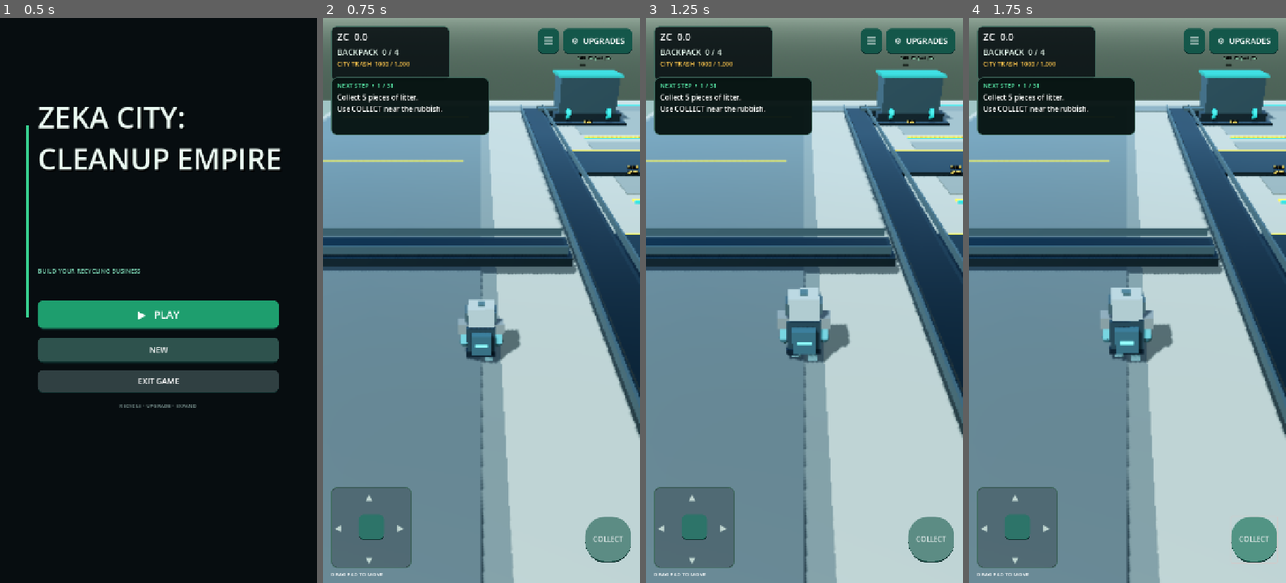
Above: before the commit, frames 1-4 (left to right).
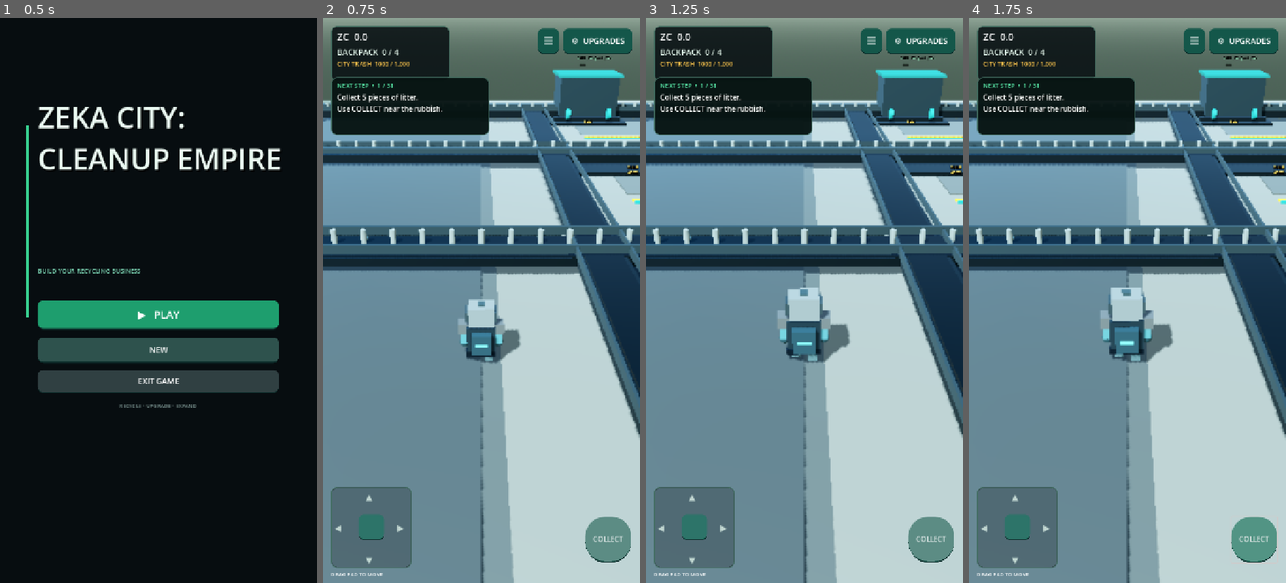
Above: after the commit, the same moments.

Repository: zekainstabot/trash-empire
Game: Godot game, scene res://Scenes/Main.tscn
Same seed, same stepped clock (60 frames per second), same inputs: the game is played once before the commit and once after it.
Inputs:
- Up to frame 1 (0.5 s): no input
- Up to frame 2 (0.75 s): click "▶ PLAY" at 0.5 s
- Up to frame 3 (1.25 s): no input
- Up to frame 4 (1.75 s): click "COLLECT" at 1.25 s

Frame 1 is identical in both runs. In frame 2, 6.8% of the frame differs, in the area x 0-100%, y 15-46%; in frame 3, 6.8%; in frame 4, 6.8%.

Commit message:
Redesign factory conveyor and timed truck dispatch

Diff:
--- a/Scripts/main.gd
+++ b/Scripts/main.gd
@@ -134,6 +134,8 @@
 var mega_factory_machine_labels: Array[Label3D] = []
 var factory_machine_status_label: Label3D
 var factory_shipping_timer := 0.0
+var factory_shipping_cooldown := 0.0
+var factory_truck_interval_upgrade_level := 0
 var factory_shipping_busy := false
 var factory_shipping_row := 0
 var factory_shipping_trucks: Array[Node3D] = []
@@ -1939,14 +1941,14 @@
 	var categories := [
 		{"title":"ROBOT & COLLECTION","folder":"📁\nROBOT","branches":["capacity","speed","range","unload","auto","bulk_pickup","magnet_power","suction"]},
 		{"title":"RECYCLING & ECONOMY","folder":"📁\nECONOMY","branches":["technology","value","supply","luck","rare_drops","respawn"]},
-		{"title":"AUTOMATION & FLEET","folder":"📁\nFLEET","branches":["drones","ground_robot","sorting_robot","dispatch","fleet","truck_capacity","packaging","conveyor_speed"]}
+		{"title":"AUTOMATION & FLEET","folder":"📁\nFLEET","branches":["drones","ground_robot","sorting_robot","dispatch","fleet","truck_capacity","packaging","conveyor_speed","factory_truck_interval"]}
 	]
 	var titles := {
 		"capacity":"BACKPACK CAPACITY","speed":"MOVEMENT SPEED","range":"PICKUP RANGE","unload":"RECYCLING SPEED",
 		"technology":"TECHNOLOGY","value":"TRASH VALUE","supply":"TRASH SUPPLY","auto":"AUTO PICKUP",
 		"bulk_pickup":"MULTI PICKUP","respawn":"AUTO RESPAWN","luck":"LUCKY FINDS","rare_drops":"SILVER & GOLD FINDS","magnet_power":"MAGNET POWER","suction":"VACUUM SUCTION",
 		"drones":"HELPER DRONES","ground_robot":"GROUND COLLECTOR ROBOT","sorting_robot":"SORTING ROBOT EFFICIENCY","dispatch":"TRUCK FREQUENCY",
-		"fleet":"HIRE TRUCKS","truck_capacity":"TRUCK CAPACITY","packaging":"PACKAGING SPEED","conveyor_speed":"CONVEYOR & FACTORY SPEED","repair_robot":"MAINTENANCE ROBOT"
+		"fleet":"HIRE TRUCKS","truck_capacity":"TRUCK CAPACITY","packaging":"PACKAGING SPEED","conveyor_speed":"CONVEYOR & FACTORY SPEED","factory_truck_interval":"FACTORY TRUCK ARRIVAL","repair_robot":"MAINTENANCE ROBOT"
 	}
 	var descriptions := {
 		"capacity":"Carry more waste before returning to unload.",
@@ -1971,7 +1973,7 @@
 		"fleet":"Hire extra delivery trucks to ship products.",
 		"truck_capacity":"Let each delivery truck carry more boxes.",
 		"packaging":"Package products faster for shipment.",
-		"conveyor_speed":"Move recycling items through the factory line faster.","repair_robot":"Automatically repairs breakdowns and reduces downtime."
+		"conveyor_speed":"Move recycling items through the factory line faster.","factory_truck_interval":"Reduce the wait after each full truck: 45s, then 30s, 15s and 5s.","repair_robot":"Automatically repairs breakdowns and reduces downtime."
 	}
 
 	var folder_grid := GridContainer.new()
@@ -2240,6 +2242,7 @@
 		"fleet": return fleet_upgrade_level
 		"truck_capacity": return truck_capacity_upgrade_level
 		"packaging": return packaging_upgrade_level
+		"factory_truck_interval": return factory_truck_interval_upgrade_level
 	return 0
 
 func _skill_branch_unlocked(branch: String) -> bool:
@@ -2281,11 +2284,12 @@
 		"fleet": await _upgrade_fleet()
 		"truck_capacity": await _upgrade_truck_capacity()
 		"packaging": await _upgrade_packaging()
+		"factory_truck_interval": await _upgrade_factory_truck_interval()
 	active_upgrade_branch = ""
 	_refresh_upgrade_prices()
 
 func _refresh_upgrade_prices() -> void:
-	var base_costs := {"capacity":8.0,"speed":10.0,"unload":9.0 …(217 unchanged characters)… "truck_capacity":70.0,"packaging":60.0,"sorting_robot":50.0,"conveyor_speed":65. …(74 unchanged characters)…
+	var base_costs := {"capacity":8.0,"speed":10.0,"unload":9.0 …(217 unchanged characters)… "truck_capacity":70.0,"packaging":60.0,"factory_truck_interval":70.0,"sorting_robot":50.0,"conveyor_speed":65. …(74 unchanged characters)…
 	for node in skill_node_data:
 		var branch := String(node.branch)
 		var current := _skill_level(branch)
@@ -3592,6 +3596,7 @@
 	save.set_value("progress", "fleet_upgrade_level", fleet_upgrade_level)
 	save.set_value("progress", "truck_capacity_upgrade_level", truck_capacity_upgrade_level)
 	save.set_value("progress", "packaging_upgrade_level", packaging_upgrade_level)
+	save.set_value("progress", "factory_truck_interval_upgrade_level", factory_truck_interval_upgrade_level)
 	save.set_value("progress", "yard_stage", yard_stage)
 	save.set_value("progress", "factory_stage", factory_stage)
 	save.set_value("progress", "factory_build_paid", factory_build_paid)
@@ -3649,6 +3654,7 @@
 	fleet_upgrade_level = clampi(int(save.get_value("progress", "fleet_upgrade_level", 0)), 0, 3)
 	truck_capacity_upgrade_level = clampi(int(save.get_value("progress", "truck_capacity_upgrade_level", 0)), 0, 3)
 	packaging_upgrade_level = clampi(int(save.get_value("progress", "packaging_upgrade_level", 0)), 0, 3)
+	factory_truck_interval_upgrade_level = clampi(int(save.get_value("progress", "factory_truck_interval_upgrade_level", 0)), 0, 3)
 	yard_stage = 4 # All four areas are permanently open in the unified city.
 	district_build_paid = 0.0
 	factory_stage = clampi(int(save.get_value("progress", "factory_stage", 1)), 1, 5)
@@ -3862,6 +3868,7 @@
 		product_label.modulate = Color(0.72, 1.0, 0.90)
 		add_child(product_label)
 
+		_build_factory_row_main_conveyor(row)
 		for machine_index in range(3):
 			var x := 151.0 + float(machine_index) * 13.0
 			var station_index := row * 3 + machine_index
@@ -3879,7 +3886,6 @@
 			mega_factory_machine_labels.append(build_label)
 			if station_index < mega_factory_built_count:
 				_build_mega_factory_machine(station_index)
-				_build_mega_factory_machine_connections(station_index)
 
 		# Remove the unnecessary loading portal columns and overhead frames; keep the loading area open.
 
@@ -3954,7 +3960,7 @@
 func _create_factory_row_truck(row: int) -> Node3D:
 	var truck := Node3D.new()
 	truck.name = "FactoryProductTruck%d" % (row + 1)
-	truck.position = Vector3(132.0, 0.0, _factory_row_z(row))
+	truck.position = Vector3(212.0, 0.0, _factory_row_z(row))
 	_box_child(truck, "TruckCargoBed", Vector3(1.15, 1.35, 0.0), Vector3(4.0, 1.35, 3.0), Color(0.76, 0.79, 0.76))
 	_box_child(truck, "TruckCab", Vector3(-2.15, 1.3, 0.0), Vector3(1.65, 1.65, 2.65), Color(0.82, 0.22, 0.12))
 	_box_child(truck, "TruckWindshield", Vector3(-3.0, 1.62, 0.0), Vector3(0.06, 0.78, 1.55), Color(0.12, 0.23, 0.29))
@@ -3981,11 +3987,16 @@
 	add_child(truck)
 	return truck
 
+func _factory_truck_arrival_interval() -> float:
+	var intervals := [45.0, 30.0, 15.0, 5.0]
+	return intervals[clampi(factory_truck_interval_upgrade_level, 0, 3)]
+
 func _process_factory_row_shipping(delta: float) -> void:
-	if mega_factory_built_count < 1 or factory_shipping_busy:
+	factory_shipping_cooldown = maxf(0.0, factory_shipping_cooldown - delta)
+	if mega_factory_built_count < 1 or factory_shipping_busy or factory_shipping_cooldown > 0.0:
 		return
 	factory_shipping_timer += delta
-	if factory_shipping_timer < 1.0:
+	if factory_shipping_timer < 0.25:
 		return
 	factory_shipping_timer = 0.0
 	# Each row sells the output of its newest built machine, even before
@@ -4025,11 +4036,11 @@
 	tween.set_ease(Tween.EASE_IN_OUT)
 	tween.tween_property(door_left, "position:z", z - 3.0, 0.55)
 	tween.parallel().tween_property(door_right, "position:z", z + 3.0, 0.55)
-	tween.tween_property(truck, "position:x", 139.0, 1.0)
+	tween.tween_property(truck, "position:x", 202.0, 1.0)
 	for package_index in range(3):
 		var product := Node3D.new()
 		product.name = "LoadedFactoryProduct"
-		product.position = truck.position + Vector3(1.0, 2.2 + float(package_index) * 0.02, float(package_index - 1) * 0.82)
+		product.position = Vector3(197.0, 1.42, z + float(package_index - 1) * 0.82)
 		var body := MeshInstance3D.new()
 		var body_mesh := BoxMesh.new()
 		body_mesh.size = Vector3(0.82, 0.72, 0.72)
@@ -4041,6 +4052,7 @@
 		tween.tween_callback(func(): product.reparent(truck))
 	# Payment is made only once all three units from this machine are on the truck.
 	tween.tween_callback(func():
+		factory_shipping_cooldown = _factory_truck_arrival_interval()
 		var loading_revenue := _factory_row_truck_revenue(row, sell_stage)
 		money += loading_revenue
 		_update_ui()
@@ -4049,18 +4061,18 @@
 		_set_message("%s: %s truck loaded 3 units. Payment +%.0f ZC!" % [_factory_row_product(row), stage_name, loading_revenue])
 	)
 	tween.tween_interval(0.5)
-	tween.tween_property(truck, "position:x", 124.0, 1.2)
+	tween.tween_property(truck, "position:x", 212.0, 1.2)
 	tween.tween_interval(0.45)
 	tween.tween_property(truck, "position:z", z + 5.0, 0.5)
-	tween.tween_property(truck, "position:x", 108.0, 1.4)
+	tween.tween_property(truck, "position:x", 226.0, 1.4)
 	tween.tween_property(truck, "position:z", 12.0, 0.75)
-	tween.tween_property(truck, "position:x", 82.0, 1.7)
+	tween.tween_property(truck, "position:x", 242.0, 1.7)
 	tween.tween_property(truck, "position:z", 22.0, 0.65)
-	tween.tween_property(truck, "position:x", 58.0, 1.5)
+	tween.tween_property(truck, "position:x", 258.0, 1.5)
 	tween.tween_property(truck, "position:z", 34.0, 0.75)
-	tween.tween_property(truck, "position:x", 30.0, 1.5)
+	tween.tween_property(truck, "position:x", 274.0, 1.5)
 	tween.tween_property(truck, "position:z", 46.0, 0.75)
-	tween.tween_property(truck, "position:x", -8.0, 1.6)
+	tween.tween_property(truck, "position:x", 290.0, 1.6)
 	tween.tween_callback(func():
 		truck.queue_free()
 		door_left.queue_free()
@@ -4082,7 +4094,8 @@
 	var accent: Color = accents[column]
 	var steel := Color(0.12, 0.18, 0.20)
 	var dark_steel := Color(0.055, 0.085, 0.095)
-	_box("MegaProcessMachineBase%d" % index, Vector3(x, 0.62, z), Vector3(5.0, 0.72, 3.8), dark_steel, false)
+	_box("MegaProcessMachineBaseLeft%d" % index, Vector3(x, 0.48, z - 1.48), Vector3(5.0, 0.42, 0.72), dark_steel, false)
+	_box("MegaProcessMachineBaseRight%d" % index, Vector3(x, 0.48, z + 1.48), Vector3(5.0, 0.42, 0.72), dark_steel, false)
 	_box("MegaProcessMachineBody%d" % index, Vector3(x, 2.15, z), Vector3(4.3, 2.7, 3.4), steel, false)
 	_box("MegaProcessMachineTop%d" % index, Vector3(x, 3.58, z), Vector3(4.7, 0.18, 3.8), accent.darkened(0.2), false)
 	_box("MegaProcessMachineWindow%d" % index, Vector3(x, 2.25, z - 1.73), Vector3(1.9, 0.8, 0.06), accent, false)
@@ -4091,38 +4104,29 @@
 		_cylinder("MegaProcessMachineDrum%d" % index, Vector3(wheel_x, 0.98, z + 2.0), 0.38, 0.22, accent, true)
 	_label_3d(["PREPARATION", "PROCESSING", "FINISHING"][column], Vector3(x, 4.0, z - 2.0), 0.15)
 
-func _build_mega_factory_machine_connections(index: int) -> void:
-	# Belts span the exact gap between machine housings, with a small overlap
-	# at both ends so the transfer visibly touches each machine.
-	var row := int(index / 3)
-	var column := index % 3
+func _build_factory_row_main_conveyor(row: int) -> void:
 	var z := _factory_row_z(row)
 	var dark_steel := Color(0.055, 0.085, 0.095)
 	var steel := Color(0.16, 0.22, 0.24)
 	var belt_color := Color(0.035, 0.055, 0.06)
-	if column == 0:
-		# Intake branch meets the first machine's side intake directly.
-		_box("WasteFeedBranchFrame%d" % row, Vector3(149.0, 0.68, z), Vector3(3.5, 0.28, 1.15), dark_steel, false)
-		_box("WasteFeedBranchBelt%d" % row, Vector3(149.0, 0.89, z), Vector3(3.35, 0.08, 0.88), belt_color, false)
-		for side_z in [z - 0.56, z + 0.56]:
-			_box("WasteFeedBranchRail%d" % row, Vector3(149.0, 1.08, side_z), Vector3(3.35, 0.25, 0.07), steel, false)
-	if column > 0:
-		var left_machine_x := 151.0 + float(column - 1) * 13.0
-		var right_machine_x := 151.0 + float(column) * 13.0
-		var machine_half_width := 2.15
-		var belt_start_x := left_machine_x + machine_half_width - 0.15
-		var belt_end_x := right_machine_x - machine_half_width + 0.15
-		var belt_length := belt_end_x - belt_start_x
-		var belt_x := (belt_start_x + belt_end_x) * 0.5
-		_box("MegaFactoryConveyorFrame", Vector3(belt_x, 0.72, z), Vector3(belt_length, 0.42, 1.42), dark_steel, false)
-		_box("MegaFactoryConveyorBelt", Vector3(belt_x, 0.96, z), Vector3(belt_length - 0.18, 0.10, 1.12), belt_color, false)
-		for side_z in [z - 0.65, z + 0.65]:
-			_box("MegaFactoryConveyorRail", Vector3(belt_x, 1.15, side_z), Vector3(belt_length, 0.32, 0.12), steel, false)
-		var roller_count := maxi(2, int(belt_length / 0.5))
-		for roller_i in range(roller_count):
-			var roller_x := belt_start_x + float(roller_i) * belt_length / float(roller_count - 1)
-			_cylinder("MegaFactoryConveyorRoller", Vector3(roller_x, 0.91, z), 0.10, 1.05, Color(0.42, 0.48, 0.49), false)
-			_box("MegaFactoryBeltCleat", Vector3(roller_x, 1.025, z), Vector3(0.10, 0.035, 1.0), Color(0.20, 0.27, 0.28), false)
+	var start_x := 124.0
+	var end_x := 199.0
+	var belt_length := end_x - start_x
+	var center_x := (start_x + end_x) * 0.5
+	_box("FactoryMainConveyorFrame%d" % row, Vector3(center_x, 0.70, z), Vector3(belt_length, 0.42, 1.62), dark_steel, false)
+	_box("FactoryMainConveyorBelt%d" % row, Vector3(center_x, 0.94, z), Vector3(belt_length - 0.18, 0.10, 1.28), belt_color, false)
+	for side_z in [z - 0.76, z + 0.76]:
+		_box("FactoryMainConveyorRail%d" % row, Vector3(center_x, 1.14, side_z), Vector3(belt_length, 0.30, 0.12), steel, false)
+	var roller_count := 76
+	for roller_i in range(roller_count):
+		var roller_x := start_x + float(roller_i) * belt_length / float(roller_count - 1)
+		_cylinder("FactoryMainConveyorRoller%d" % row, Vector3(roller_x, 0.89, z), 0.10, 1.18, Color(0.42, 0.48, 0.49), false)
+		if roller_i % 3 == 0:
+			_box("FactoryMainConveyorCleat%d" % row, Vector3(roller_x, 1.005, z), Vector3(0.10, 0.035, 1.10), Color(0.20, 0.27, 0.28), false)
+
+func _build_mega_factory_machine_connections(index: int) -> void:
+	# Legacy hook: the continuous row conveyor is built once for each production row.
+	return
 
 func _process_mega_factory_build(delta: float) -> void:
 	if payment_active or mega_factory_built_count >= 15 or not is_instance_valid(player):
@@ -4498,6 +4502,18 @@
 	truck.position = truck.position.move_toward(target, delta * move_speed)
 	return truck.position.distance_to(target) < 0.07
 
+func _upgrade_factory_truck_interval() -> void:
+	if factory_truck_interval_upgrade_level >= 3:
+		_set_message("Factory truck arrival time is already at maximum.")
+		return
+	var cost := _upgrade_cost(70.0, factory_truck_interval_upgrade_level + 1)
+	if not await _pay_gradually(cost):
+		return
+	factory_truck_interval_upgrade_level = mini(factory_truck_interval_upgrade_level + 1, 3)
+	_refresh_upgrade_prices()
+	_save_game()
+	_set_message("Factory trucks now arrive every %.0f seconds after loading." % _factory_truck_arrival_interval())
+
 func _city_truck_interval() -> float:
 	var intervals := [300.0, 240.0, 180.0, 120.0]
 	return intervals[clampi(city_truck_upgrade_level, 0, 3)]
